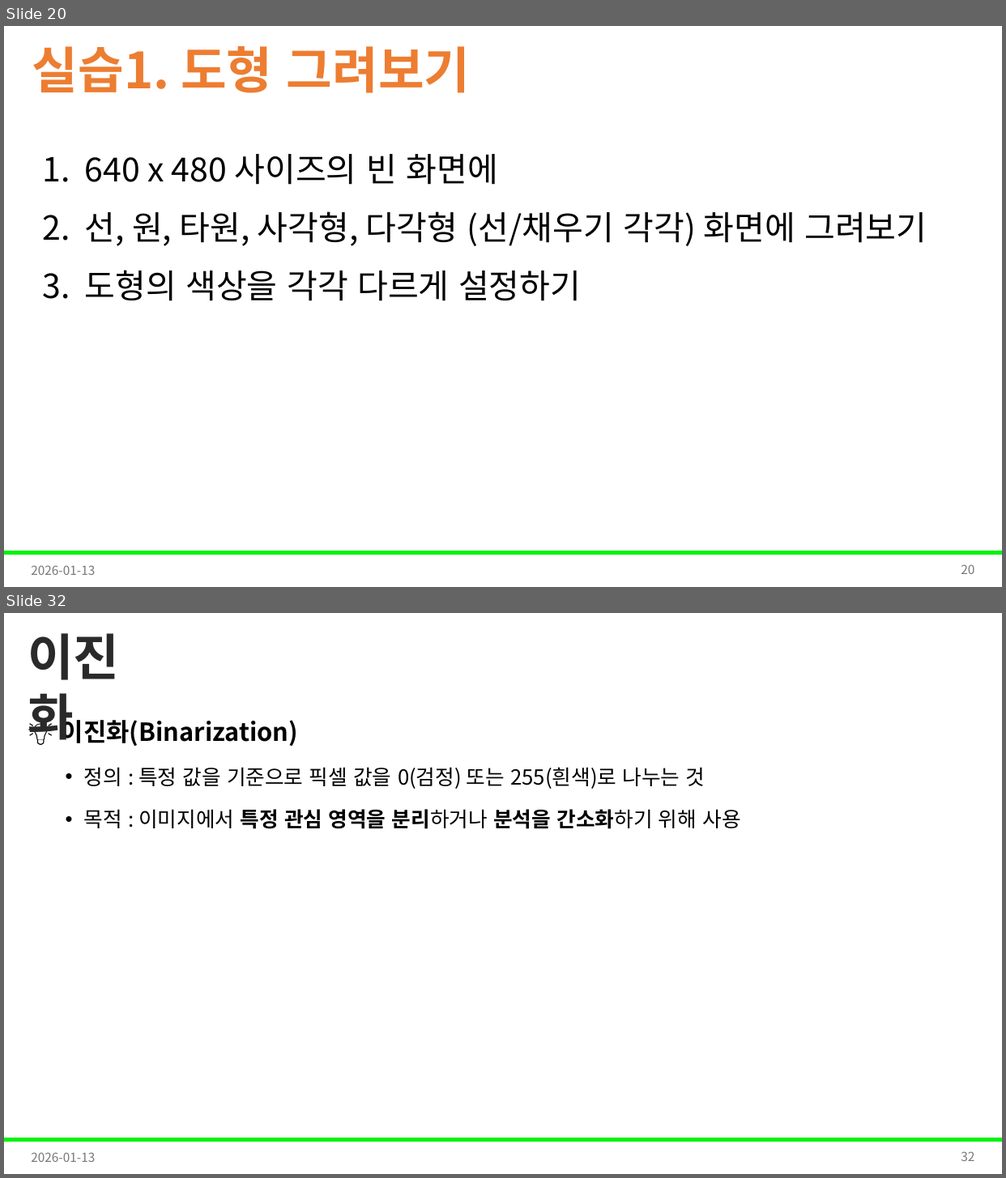
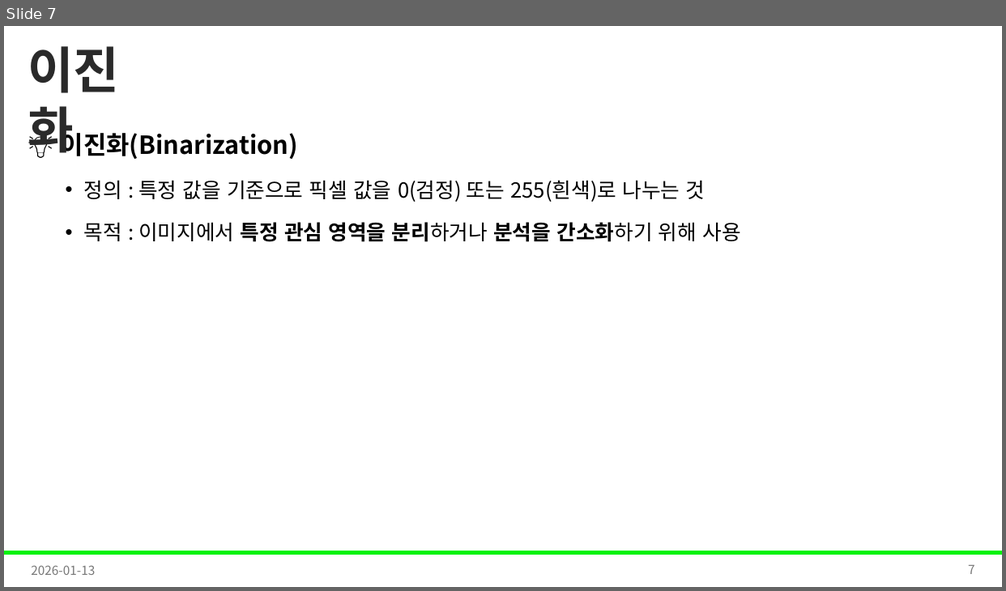
Before and after one commit to Leader-Lesson/KDT_RE_5th, a slide deck: material/5_AI/04_데이터 전처리와 EDA 기초.pptx. Shown one above the other, each under a label of ours: slides 20 and 32 before the commit, slide 7 after it; the slides between them are not shown. The pictures are 1006x1178 and 1006x591 pixels, drawn with LibreOffice and Linux fonts; fonts in the diff are those of the drawing; background and template pictures are left out. Boxes give left, top, right and bottom in pixels: in the first picture for what was removed or moved away, otherwise in the second. Text is boxed around its words. In the diff, an @@ line names an element or a change of style, - is before the commit and + after.

```diff
--- a/material/5_AI/04_데이터 전처리와 EDA 기초.pptx
+++ b/material/5_AI/04_데이터 전처리와 EDA 기초.pptx
@@ slide 20 removed at [4,26,1002,587], background #FFFFFF; not listed: 1 template element that a slide beside it also shows @@
@@ title removed at [32,46,471,93] @@
-실습1. 도형 그려보기
@@ text removed at [85,154,927,301] @@
-1. 640 x 480 사이즈의 빈 화면에
-2. 선, 원, 타원, 사각형, 다각형 (선/채우기 각각) 화면에 그려보기
-3. 도형의 색상을 각각 다르게 설정하기
@@ text removed at [31,565,95,575] @@
-2026-01-13
@@ page number removed at [961,565,974,574] @@
-20
@@ what was slide 32 is now slide 7 @@
@@ page number at [968,565,975,574]: text changed @@
-32
+7
```
Also in this commit, not shown: 5 slides changed, 3 slides added, 35 other slides removed.
